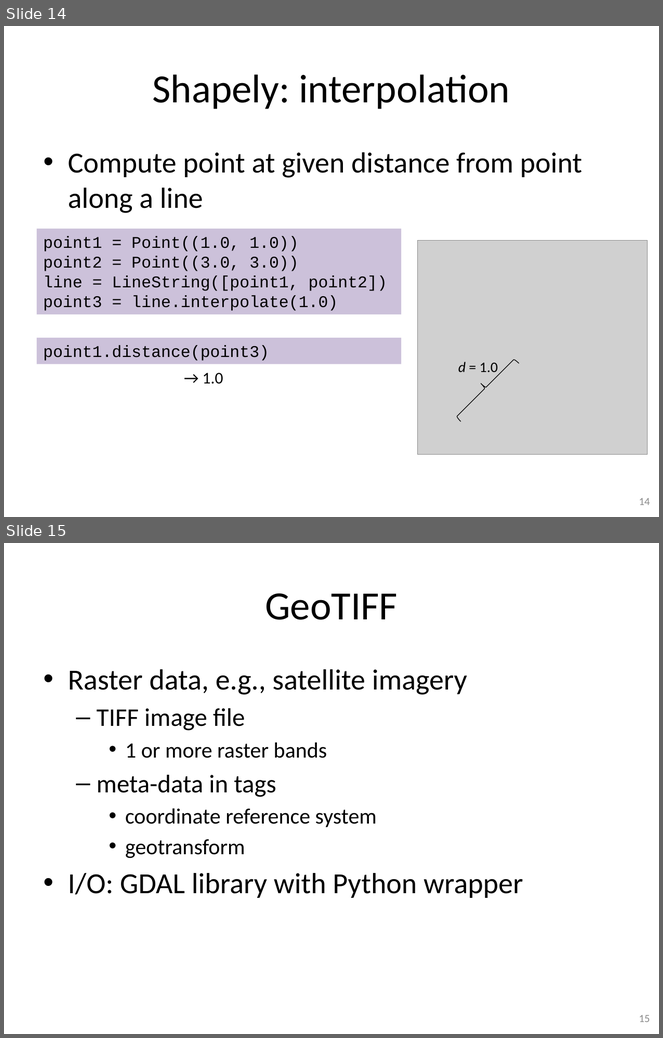
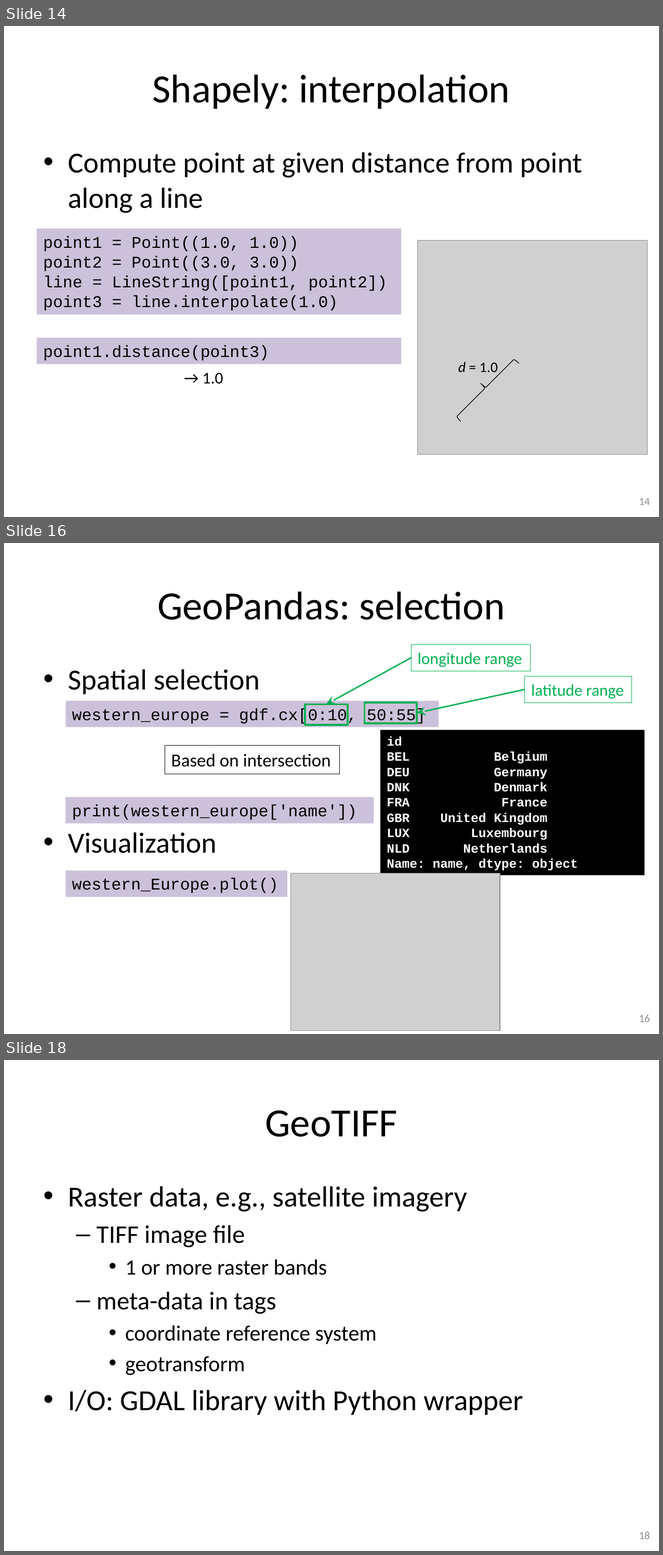
Before and after one commit to gjbex/training-material, a slide deck: Python/python_gis.pptx. Shown one above the other, each under a label of ours: slides 14 and 15 before the commit, slides 14, 16 and 18 after it; the slides between them are not shown. The pictures are 663x1038 and 663x1555 pixels, drawn with LibreOffice and Linux fonts; fonts in the diff are those of the drawing; grey boxes stand for pictures. Boxes give left, top, right and bottom in pixels: in the first picture for what was removed or moved away, otherwise in the second. Text is boxed around its words. In the diff, an @@ line names an element or a change of style, - is before the commit and + after.

Commit message:
Add GeoPandas slides; add geo-transform formulas for GeoTIFF

```diff
--- a/Python/python_gis.pptx
+++ b/Python/python_gis.pptx
@@ slide 16 added at bbox=[4, 543, 659, 1034], background #FFFFFF @@
@@ title added at bbox=[157, 591, 505, 620], 44 pt, text #000000 @@
+GeoPandas: selection
@@ text added at bbox=[68, 669, 260, 853], 32 pt, text #000000 @@
+• Spatial selection
+• Visualization
@@ group added at bbox=[305, 644, 632, 724]: 4 rectangles, 2 arrows @@
+longitude range
+latitude range
@@ rectangle added at bbox=[65, 701, 439, 727], fill #CCC1DA, 18 pt, text #000000 @@
+western_europe = gdf.cx[0:10, 50:55]
@@ rectangle added at bbox=[380, 730, 645, 875], fill #000000, 14 pt, text #FFFFFF, bold @@
+id
+BEL Belgium
+DEU Germany
+DNK Denmark
+FRA France
+GBR United Kingdom
+LUX Luxembourg
+NLD Netherlands
+Name: name, dtype: object
@@ rectangle added at bbox=[165, 745, 340, 774], outline #000000 0.75 pt, 20 pt, text #000000 @@
+Based on intersection
@@ rectangle added at bbox=[65, 797, 374, 823], fill #CCC1DA, 18 pt, text #000000 @@
+print(western_europe['name'])
@@ rectangle added at bbox=[65, 871, 287, 897], fill #CCC1DA, 18 pt, text #000000 @@
+western_Europe.plot()
@@ picture added at bbox=[291, 873, 500, 1031] @@
@@ page number added at bbox=[639, 1015, 650, 1022], 12 pt, text #8C8C8C @@
+16
@@ what was slide 15 is now slide 18 @@
@@ page number at bbox=[639, 1532, 650, 1539]: text changed @@
-15
+18
```
Also in this commit, not shown: 1 slide changed, 3 other slides added.
